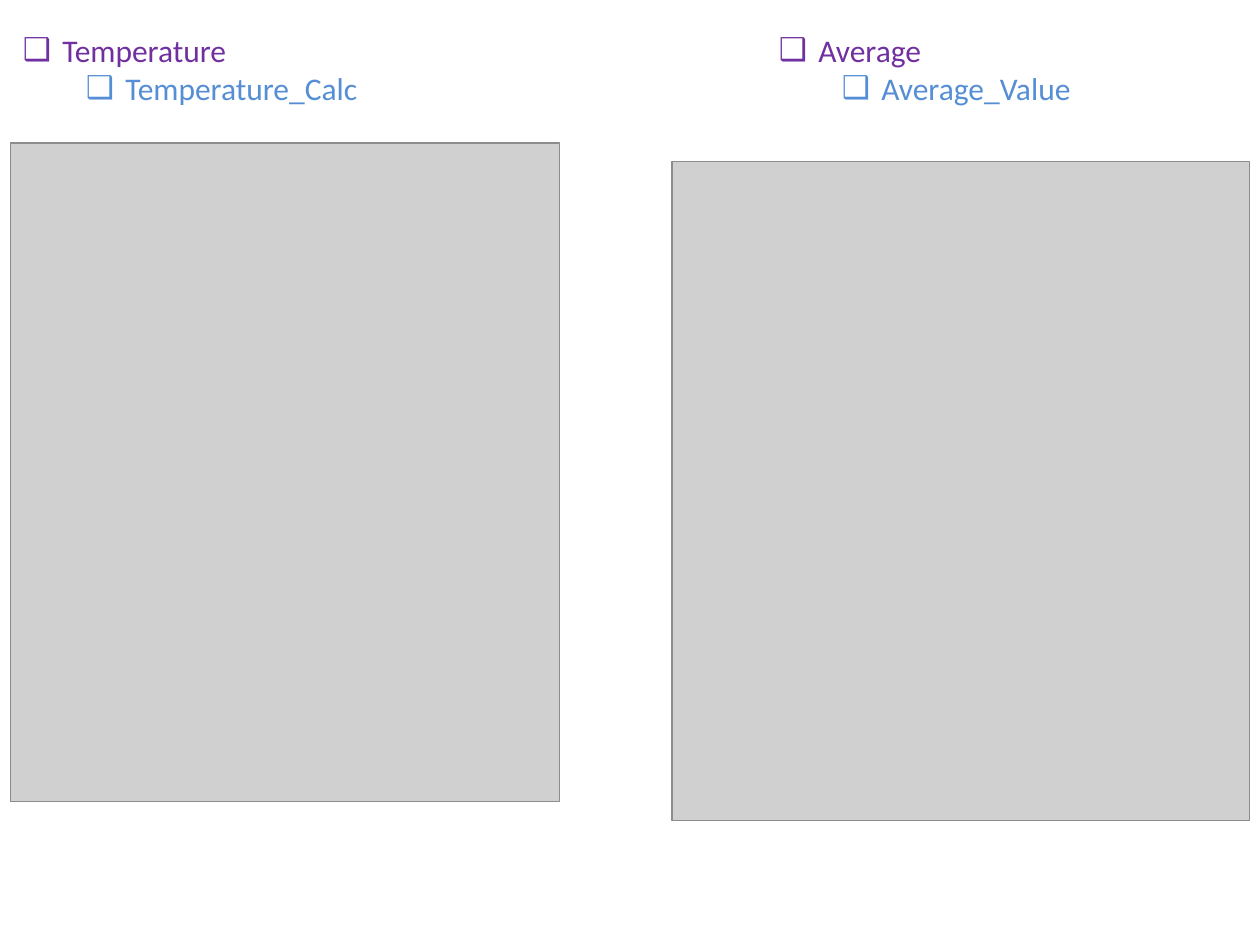
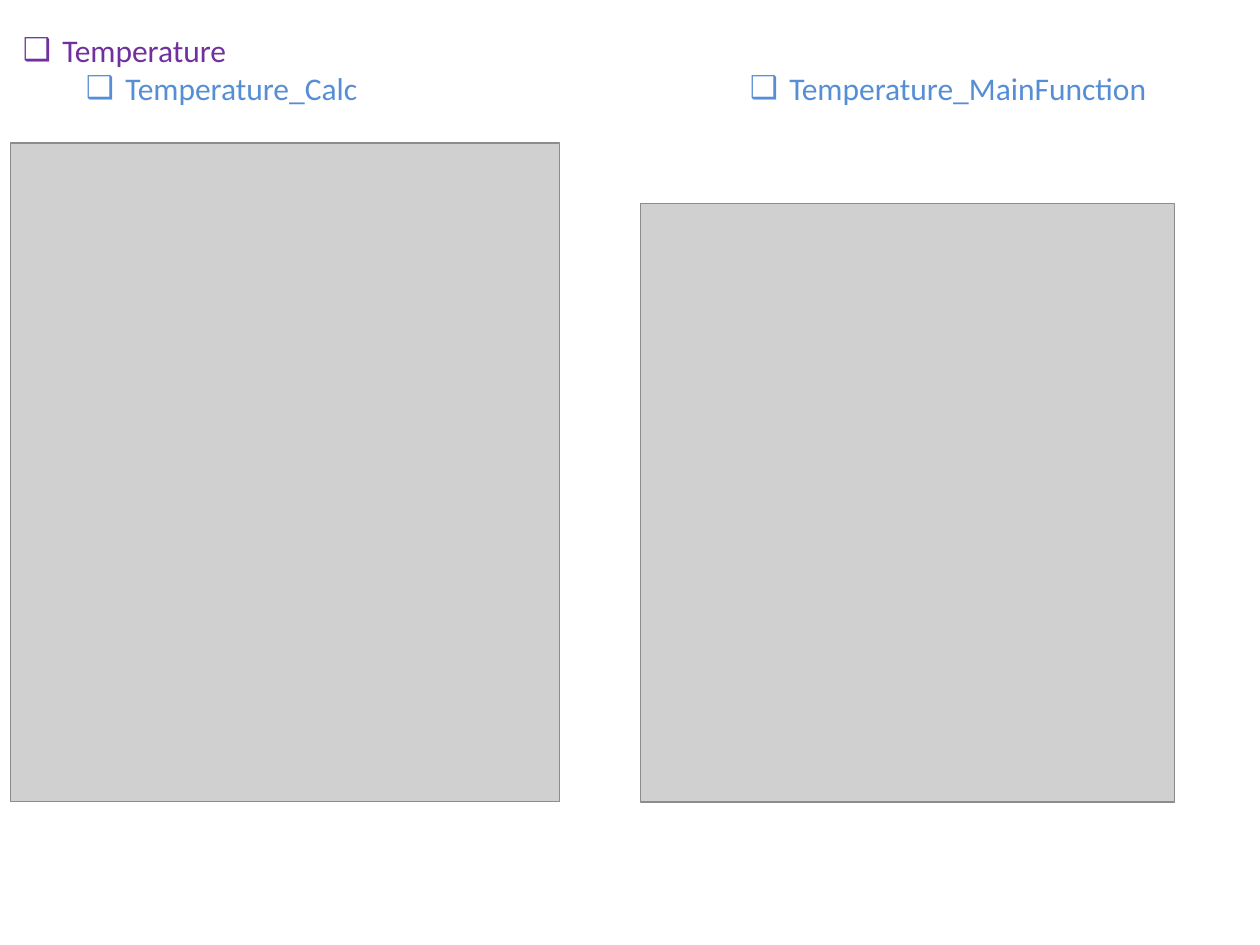
Before and after one commit to Abdelaziz-Sayed-Mohamed/water_heater, a slide deck: slide 17 of WaterHeater.pptx. Drawn at 1260x945 pixels with LibreOffice and Linux fonts; fonts in the diff are those of the drawing; grey boxes stand for pictures. Boxes give left, top, right and bottom in pixels: in the first picture for what was removed or moved away, otherwise in the second. Text is boxed around its words. In the diff, an @@ line names an element or a change of style, - is before the commit and + after.

```diff
--- a/WaterHeater.pptx
+++ b/WaterHeater.pptx
@@ text removed at (818, 41, 1070, 106) @@
-❑ Average
-  ❑ Average_Value
@@ text added at (789, 78, 1146, 105), 18 pt, text #558ED5 @@
+❑ Temperature_MainFunction
@@ picture: place and size @@
-picture at (672, 161, 1249, 820)
+picture at (640, 203, 1174, 801)
```
Also in this commit, not shown: 2 other slides changed, 1 slide added, 5 other files.
